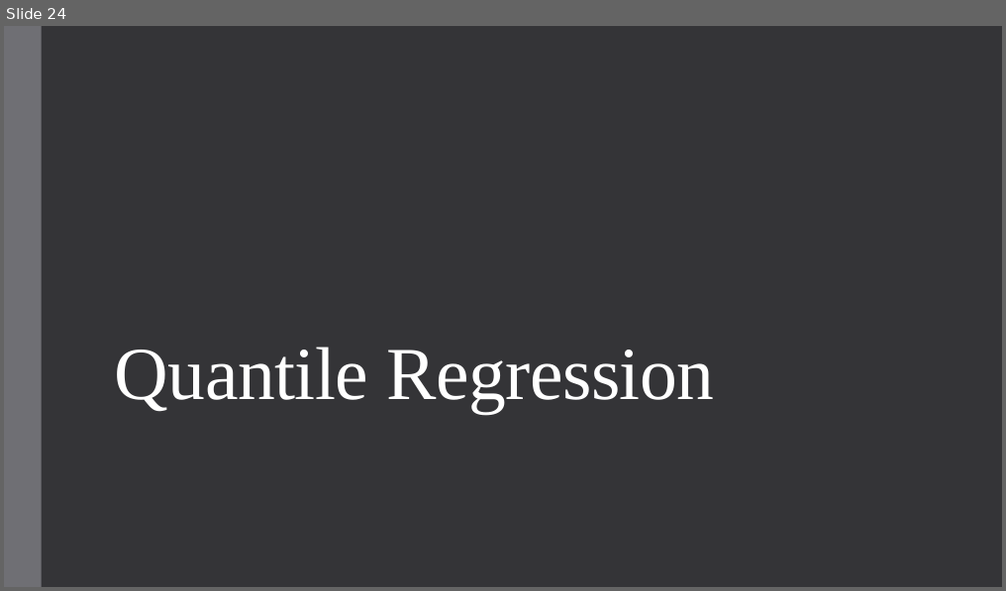
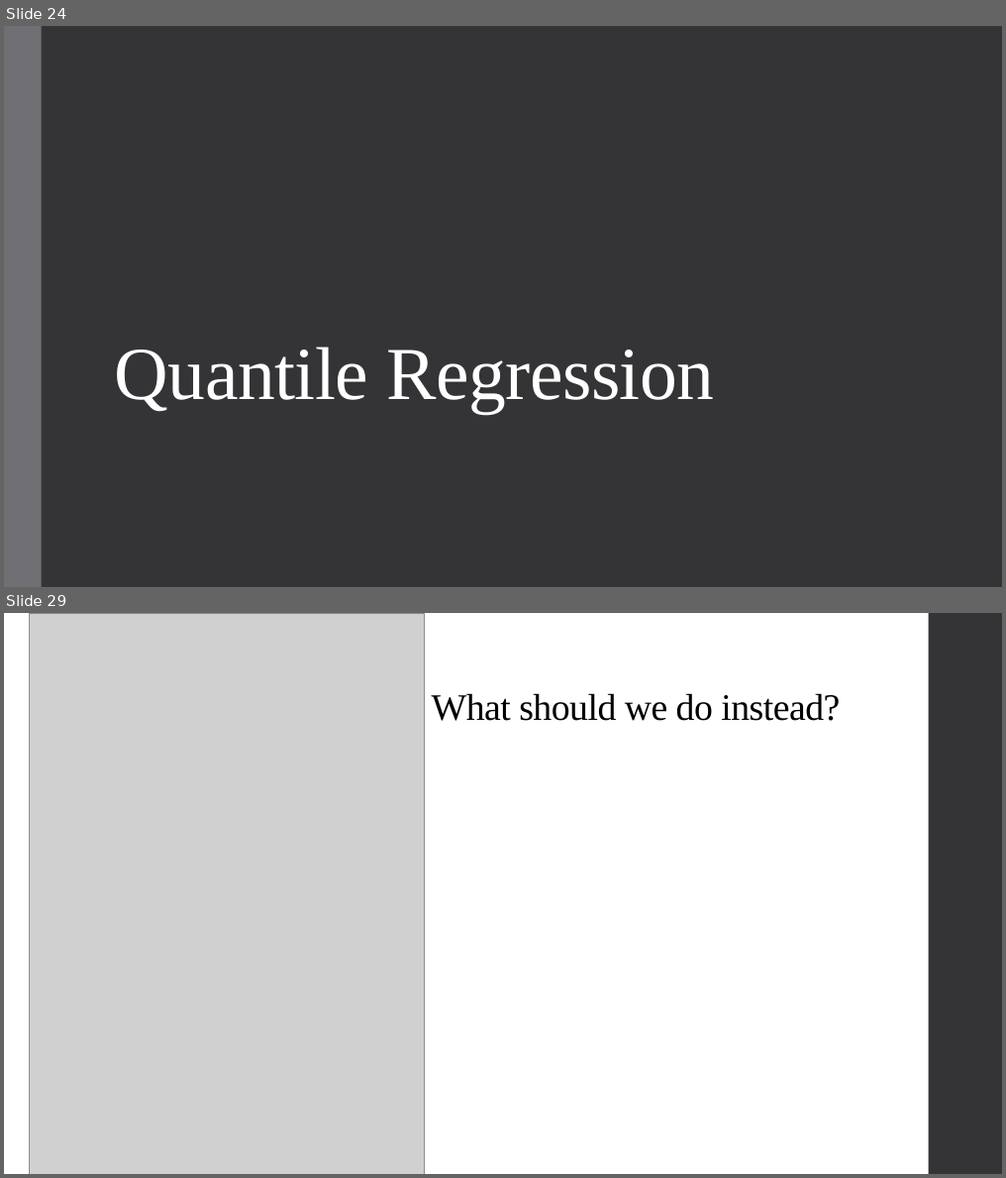
Before and after one commit to qiufei/fork-HAD5744, a slide deck: Lecture10_SyntheticControl_QuantileRegression/Lecture10_SyntheticControl_QuantileRegression.pptx. Shown one above the other, each under a label of ours: slide 24 before the commit, slides 24 and 29 after it; the slides between them are not shown. The pictures are 1006x591 and 1006x1178 pixels, drawn with LibreOffice and Linux fonts; fonts in the diff are those of the drawing; grey boxes stand for pictures. Boxes give left, top, right and bottom in pixels: in the first picture for what was removed or moved away, otherwise in the second. Text is boxed around its words. In the diff, an @@ line names an element or a change of style, - is before the commit and + after.

```diff
--- a/Lecture10_SyntheticControl_QuantileRegression/Lecture10_SyntheticControl_QuantileRegression.pptx
+++ b/Lecture10_SyntheticControl_QuantileRegression/Lecture10_SyntheticControl_QuantileRegression.pptx
@@ slide 29 added at (4, 613, 1002, 1174), background #FFFFFF @@
@@ picture added at (29, 613, 424, 1174) @@
@@ rectangle added at (929, 613, 1002, 1174), fill #353537 @@
@@ title added at (432, 693, 840, 721), 36 pt, text #000000 @@
+What should we do instead?
```
Also in this commit, not shown: 4 other slides added, 2 other files.
